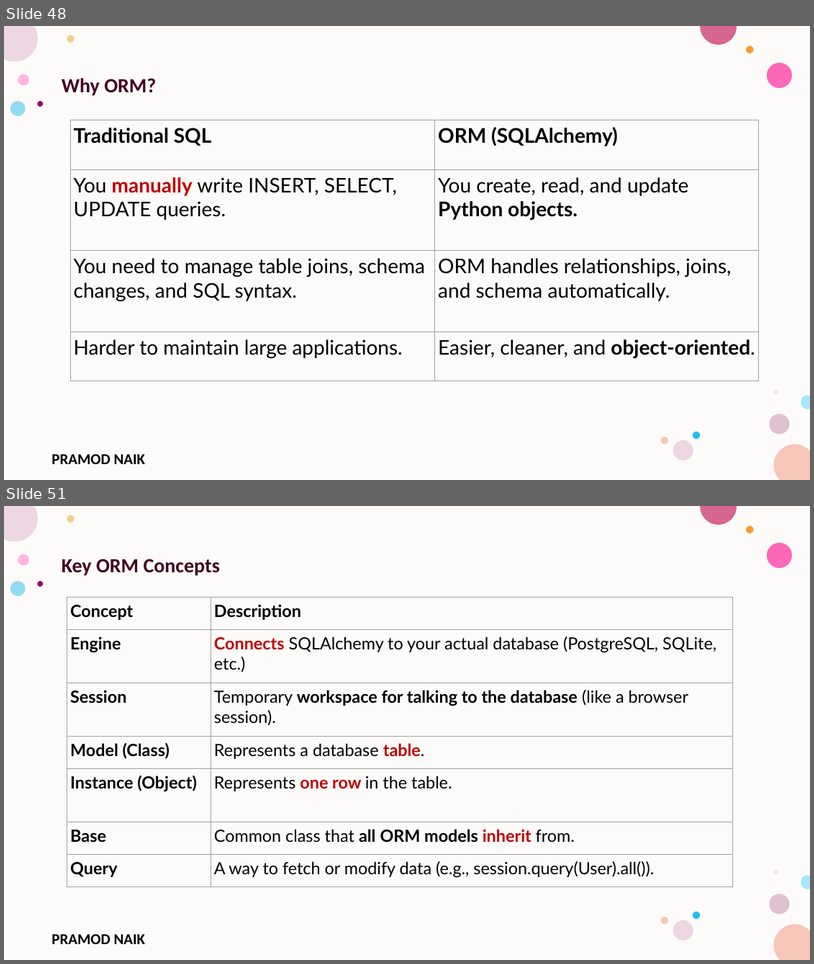
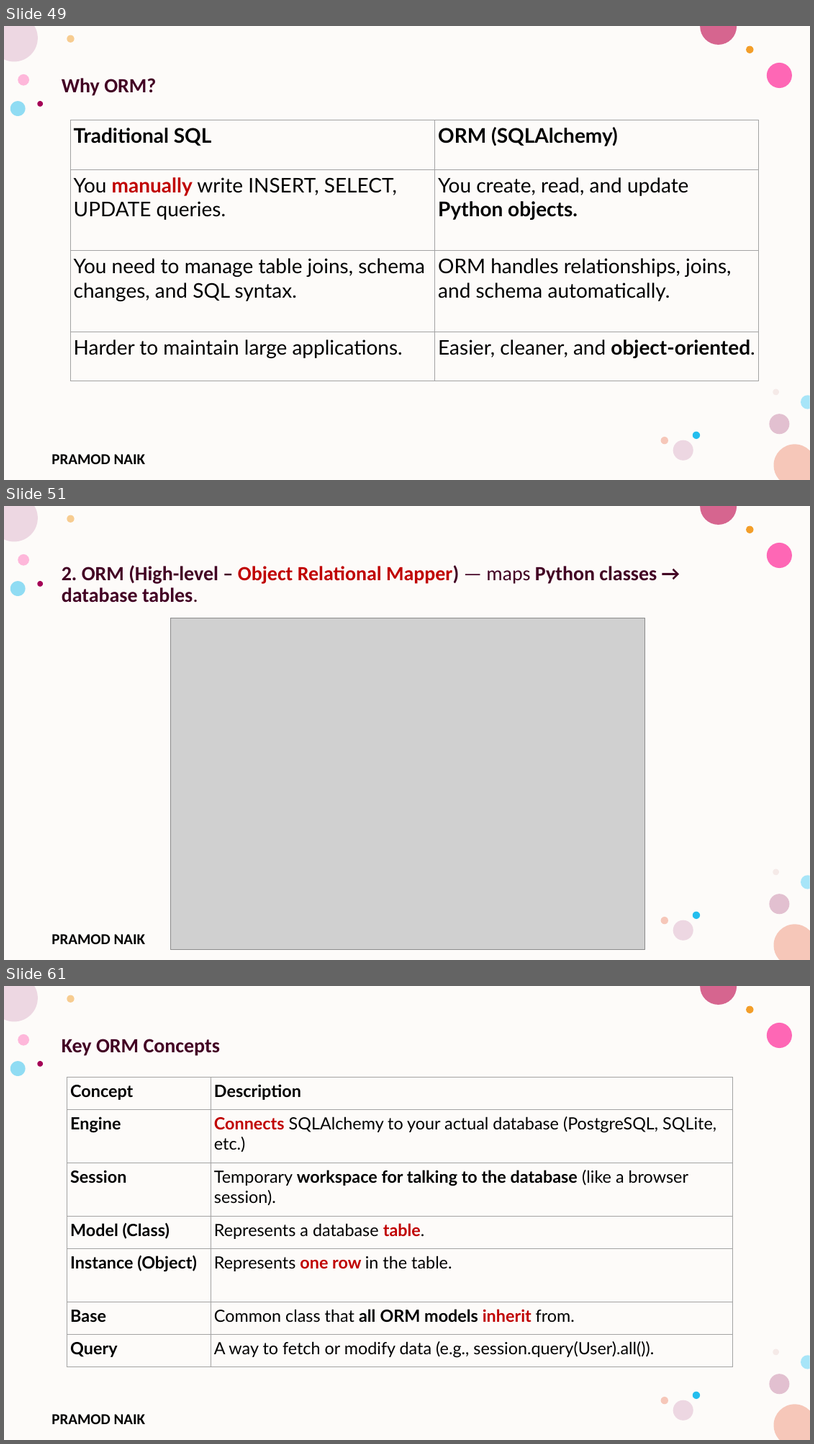
Before and after one commit to PRAMODNAIK-DEV/Backend-Dev-using-Python-FastAPI, a slide deck: FastAPI/FastAPI- Intermediate.pptx. Shown one above the other, each under a label of ours: slides 48 and 51 before the commit, slides 49, 51 and 61 after it; the slides between them are not shown. The pictures are 814x964 and 814x1444 pixels, drawn with LibreOffice and Linux fonts; fonts in the diff are those of the drawing; grey boxes stand for pictures; background and template pictures are left out. Boxes give left, top, right and bottom in pixels: in the first picture for what was removed or moved away, otherwise in the second. Text is boxed around its words. In the diff, an @@ line names an element or a change of style, - is before the commit and + after.

```diff
--- a/FastAPI/FastAPI- Intermediate.pptx
+++ b/FastAPI/FastAPI- Intermediate.pptx
@@ slide 51 added at bbox=[4, 506, 810, 960], background #FFFFFF; not listed: 17 template elements that a slide beside it also shows @@
@@ text added at bbox=[62, 565, 657, 602], 24 pt, text #420023, bold @@
+2. ORM (High-level – Object Relational Mapper) — maps Python classes → database tables.
@@ picture added at bbox=[170, 618, 646, 949] @@
@@ what was slide 48 is now slide 49 @@
@@ what was slide 51 is now slide 61 @@
```
Also in this commit, not shown: 6 slides changed, 9 other slides added, 5 other files.
